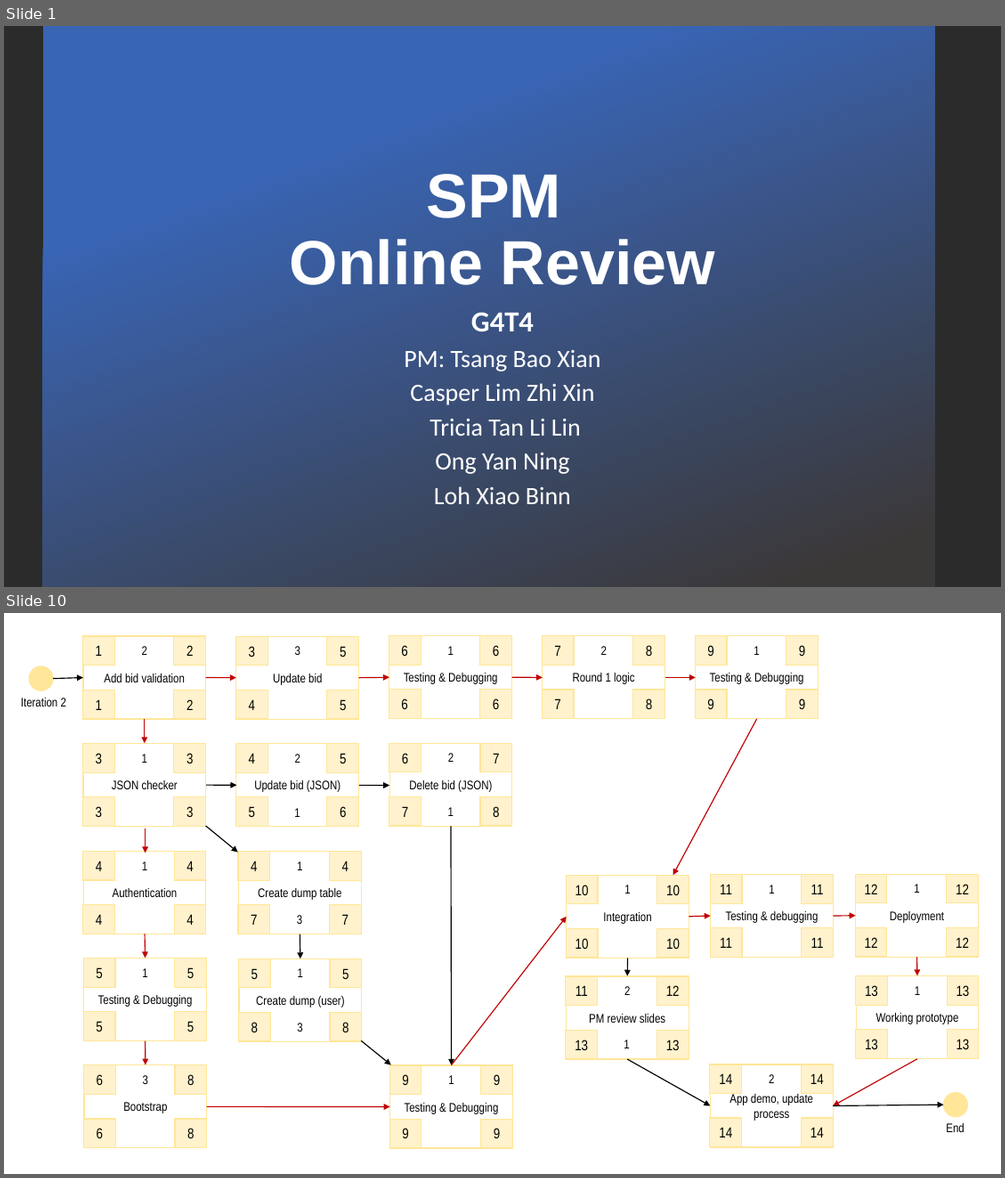
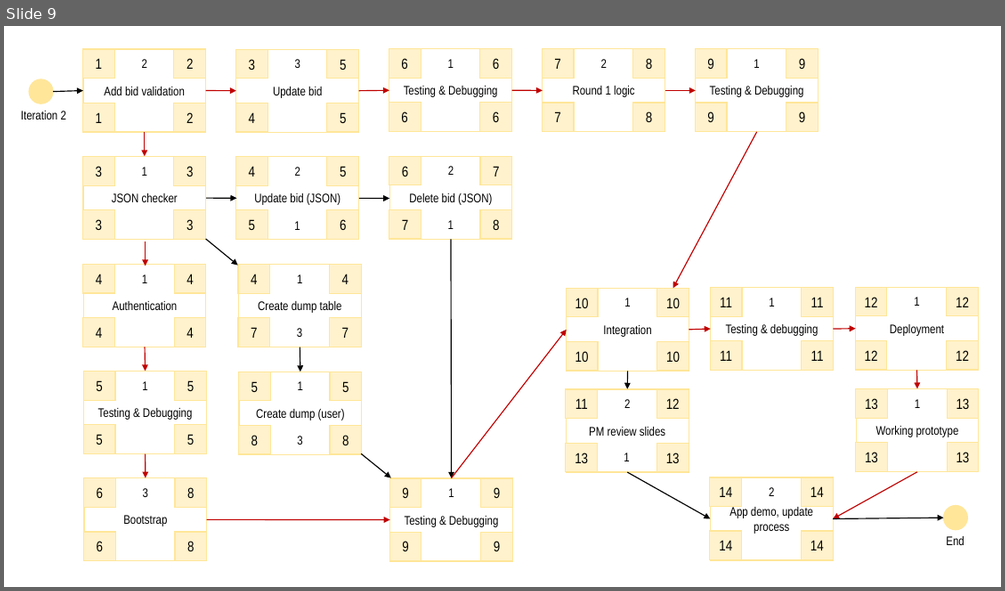
Before and after one commit to xbloh/Online-Course-Bidding-System-, a slide deck: presentations/Week 11 Online Review.pptx. Shown one above the other, each under a label of ours: slides 1 and 10 before the commit, slide 9 after it; the slides between them are not shown. The pictures are 1005x1178 and 1005x591 pixels, drawn with LibreOffice and Linux fonts; fonts in the diff are those of the drawing; background and template pictures are left out; a plain dark background stands for a picture behind light text. Boxes give left, top, right and bottom in pixels: in the first picture for what was removed or moved away, otherwise in the second. Text is boxed around its words. In the diff, an @@ line names an element or a change of style, - is before the commit and + after.

Commit message:
Update Week 11 Online Review.pptx
Change content in slide

```diff
--- a/presentations/Week 11 Online Review.pptx
+++ b/presentations/Week 11 Online Review.pptx
@@ slide 1 removed at box(4, 26, 1001, 587), background picture (left out) @@
@@ rectangle removed at box(43, 26, 935, 587) @@
@@ title removed at box(290, 174, 715, 285) @@
-SPM
-Online Review
@@ subtitle removed at box(404, 312, 600, 504) @@
-G4T4
-PM: Tsang Bao Xian
-Casper Lim Zhi Xin
-Tricia Tan Li Lin
-Ong Yan Ning
-Loh Xiao Binn
@@ what was slide 10 is now slide 9 @@
```
Also in this commit, not shown: 10 slides changed, 1 slide added, 5 other slides removed.
